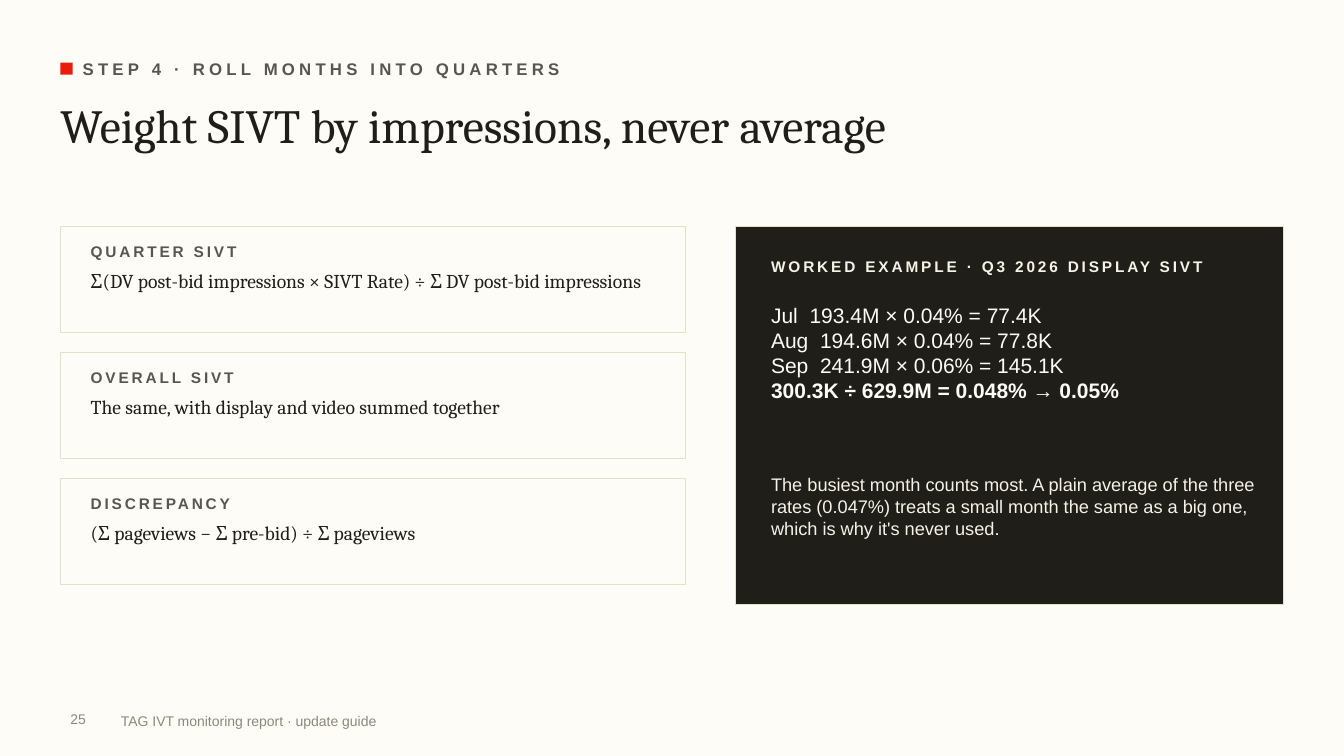
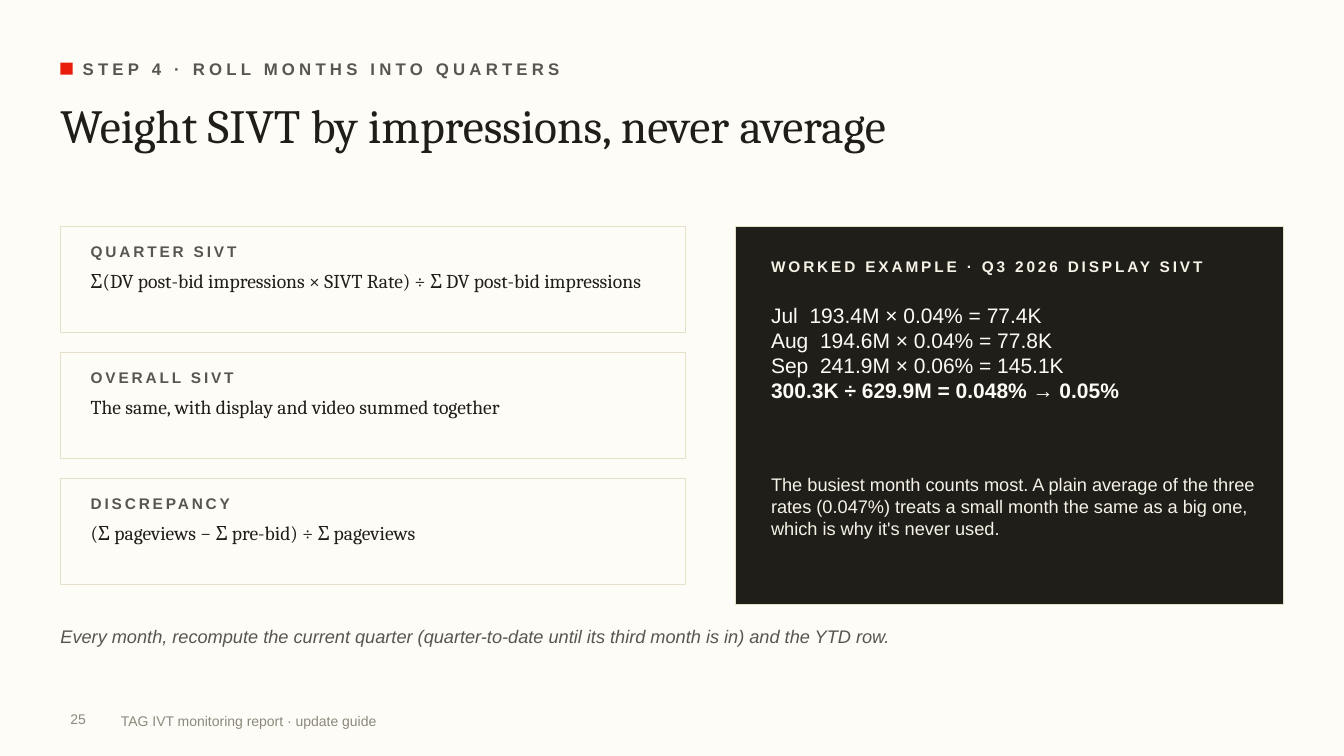
Before and after one commit to rogerhirano-nw/yield-dashboard, a slide deck: slide 25 of docs/TAG_IVT_Report_Update_Guide.pptx. Drawn at 1344x756 pixels with LibreOffice and Linux fonts; fonts in the diff are those of the drawing; background and template pictures are left out. Boxes give left, top, right and bottom in pixels: in the first picture for what was removed or moved away, otherwise in the second. Text is boxed around its words. In the diff, an @@ line names an element or a change of style, - is before the commit and + after.

```diff
--- a/docs/TAG_IVT_Report_Update_Guide.pptx
+++ b/docs/TAG_IVT_Report_Update_Guide.pptx
@@ text added at (60, 630, 889, 647), 13 pt, text #57564F, italic @@
+Every month, recompute the current quarter (quarter-to-date until its third month is in) and the YTD row.
```
Also in this commit, not shown: 9 other slides changed, 3 other files.
